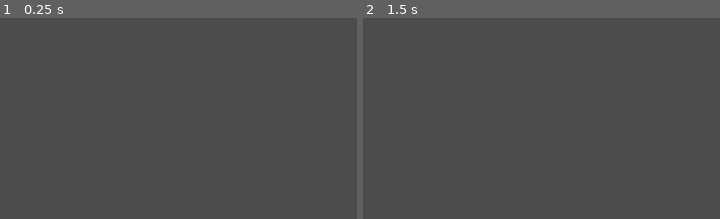
Above: before the commit, frames 1-2 (left to right).
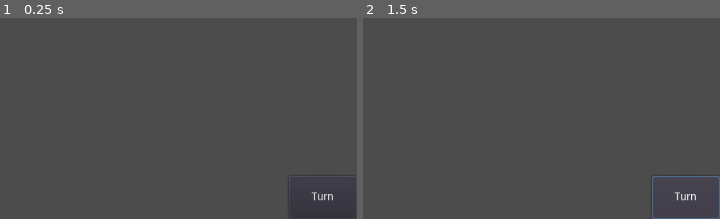
Above: after the commit, the same moments.

Repository: Drarch/EcologySim
Game: Godot game, scene res://scenes/levels/scene_herbivore.tscn
The game is run twice, just before and just after one commit, with the same random seed, the same clock (stepped at 60 frames per second) and the same inputs.
Inputs (mouse positions are % of the whole screen's width and height, from its top left):
- Up to frame 1 (0.25 s): no input
- Up to frame 2 (1.5 s): click (95, 95) at 0.5 s, where only the run after the commit has a clickable "Turn"; click (95, 95) at 1.25 s, where only the run after the commit has a clickable "Turn"
The pictures show only the part of the screen within x 50-100%, y 50-100%; the shares and areas given below are measured in that part.

The runs differ from the first frame. In frame 1, 0.2% of the frame differs, in the area x 82-99%, y 86-100%; in frame 2, 0.4%, in the area x 80-100%, y 78-100%.
Error before the commit: Parse Error: The identifier "string" isn't a valid type (not a script or class), or couldn't be found on base "self". (res://scenes/agents/scripts/animal_base.…

Commit message:
ADD: Turn button

Diff:
--- a/source/scenes/agents/actions/scripts/action_migrate_random.gd
+++ b/source/scenes/agents/actions/scripts/action_migrate_random.gd
@@ -4,6 +4,7 @@
 func activate(animal: AnimalBase) -> void:
 	.activate(animal)
 
+	_animal._migration.set_instance(self)
 	_animal._migration.set_function("action")
 
 
--- a/source/scenes/agents/scripts/animal_base.gd
+++ b/source/scenes/agents/scripts/animal_base.gd
@@ -13,7 +13,7 @@
 	_readyActions()
 
 
-func _readyEmptyActions(actionName: string) -> void:
+func _readyEmptyActions(actionName: String) -> void:
 	_migration = funcref(self, actionName)
 	_consumption = funcref(self, actionName)
 	_death = funcref(self, actionName)
--- a/source/scenes/levels/scene_herbivore.tscn
+++ b/source/scenes/levels/scene_herbivore.tscn
@@ -15,3 +15,18 @@
 
 [node name="Animal" parent="Animals" instance=ExtResource( 2 )]
 position = Vector2( 206.708, 188.775 )
+
+[node name="CanvasLayer" type="CanvasLayer" parent="."]
+
+[node name="Turn" type="Button" parent="CanvasLayer"]
+anchor_left = 1.0
+anchor_top = 1.0
+anchor_right = 1.0
+anchor_bottom = 1.0
+margin_left = -87.0
+margin_top = -55.0
+text = "Turn"
+__meta__ = {
+"_edit_use_anchors_": false
+}
+[connection signal="pressed" from="CanvasLayer/Turn" to="." method="processTurn"]
--- a/source/scenes/levels/scripts/game_master.gd
+++ b/source/scenes/levels/scripts/game_master.gd
@@ -4,9 +4,13 @@
 
 
 func _ready() -> void:
+	pass
+
+
+func processTurn() -> void:
 	migrate()
 
 
-func migrate():
+func migrate() -> void:
 	for a in _animals:
 		a.migration()
--- a/source/scenes/objects/scripts/tilemap_ground.gd
+++ b/source/scenes/objects/scripts/tilemap_ground.gd
@@ -9,16 +9,14 @@
 
 func _ready():
 	_readySelfReference()
-
 	_readySectors()
 
-	$Debug._redayLabels()
-
+	_readyDebug()
 
 
 func _readySelfReference() -> void:
 	_grid.tilemap = self
-	$Debug.tilemap = self
+
 
 func _readySectors():
 	var tilemapSize: Vector2 = self.get_used_rect().size
@@ -37,3 +35,8 @@
 			var sX: int = int(x / sectorScale.x)
 			var sY: int = int(y / sectorScale.y)
 			sectors[sX][sY].tiles.append( Vector2(x, y) )
+
+
+func _readyDebug() -> void:
+	$Debug.tilemap = self
+	$Debug._redayLabels()
--- /dev/null
+++ b/source/scripts/singletons/globals_map.gd
@@ -0,0 +1 @@
+extends Node
